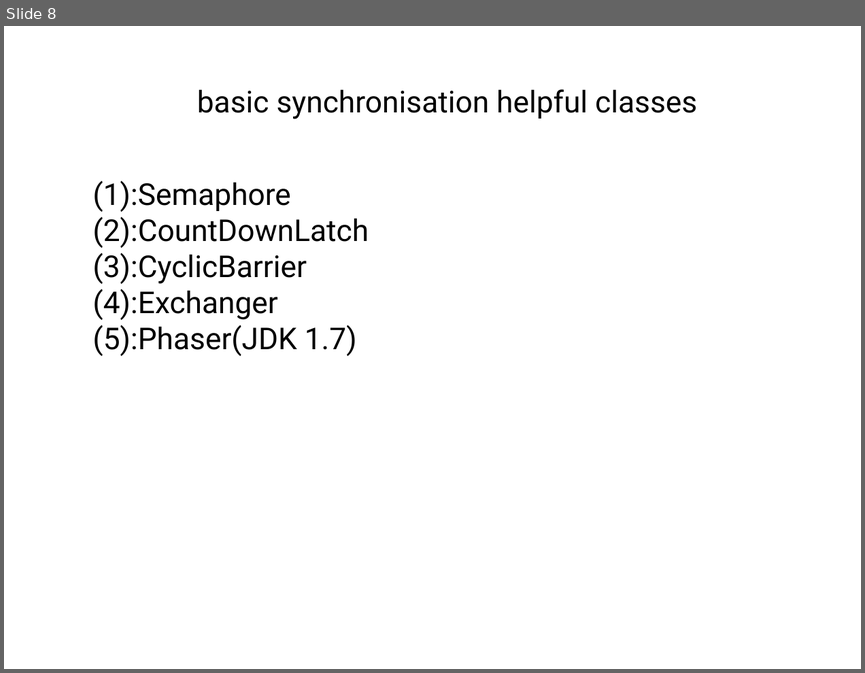
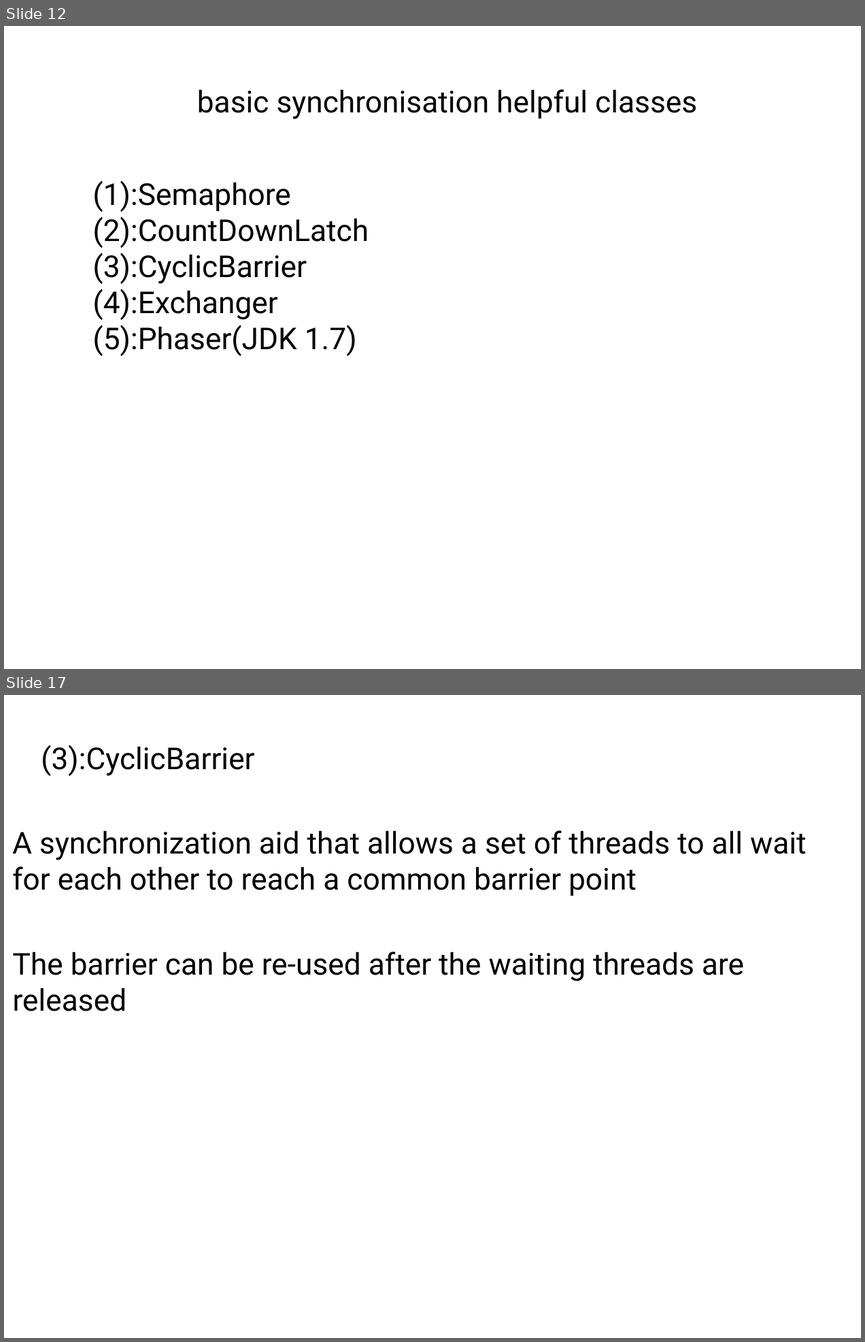
Before and after one commit to tangchuanzhou/Java-concurrency-test, a slide deck: ppt/Java_concurrency.pptx. Shown one above the other, each under a label of ours: slide 8 before the commit, slides 12 and 17 after it; the slides between them are not shown. The pictures are 865x673 and 865x1342 pixels, drawn with LibreOffice and Linux fonts; fonts in the diff are those of the drawing. Boxes give left, top, right and bottom in pixels: in the first picture for what was removed or moved away, otherwise in the second. Text is boxed around its words. In the diff, an @@ line names an element or a change of style, - is before the commit and + after.

```diff
--- a/ppt/Java_concurrency.pptx
+++ b/ppt/Java_concurrency.pptx
@@ slide 17 added at box(4, 695, 861, 1338), background #FFFFFF @@
@@ text added at box(41, 745, 254, 776), 36 pt, text #000000 @@
+(3):CyclicBarrier
@@ text added at box(12, 830, 806, 896), 36 pt, text #000000 @@
+A synchronization aid that allows a set of threads to all wait for each other to reach a common barrier point
@@ text added at box(13, 951, 744, 1011), 36 pt, text #000000 @@
+The barrier can be re-used after the waiting threads are released
@@ what was slide 8 is now slide 12 @@
```
Also in this commit, not shown: 8 slides changed, 12 other slides added, 2 slides removed, 1 other file.
